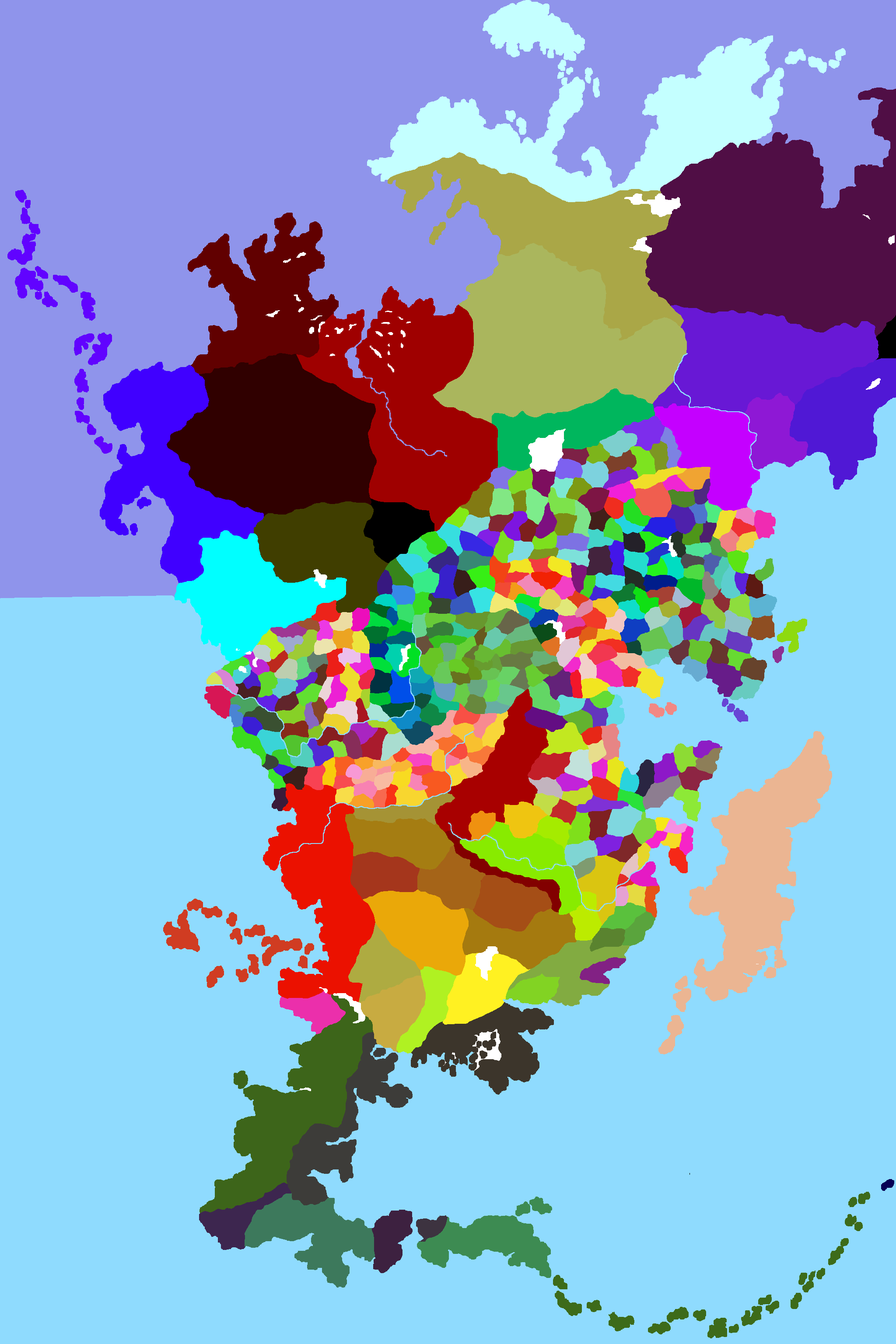
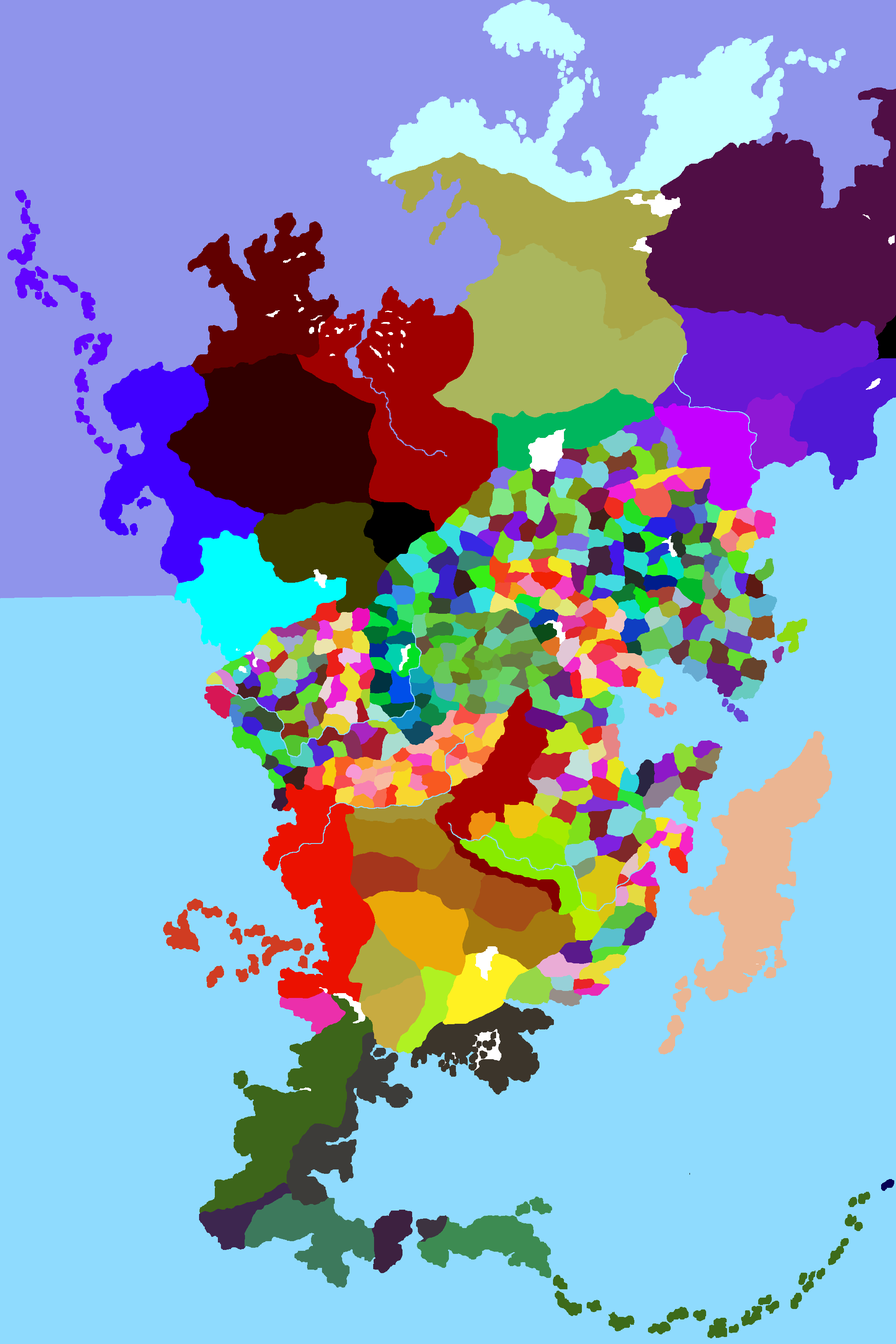
Layers edited between the first and the second 896 x 1344 image:
painted on "Ebene 0" over (x1=505, y1=910, x2=656, y2=1006)
painted on "Ebene 1" over (x1=536, y1=910, x2=647, y2=999)
